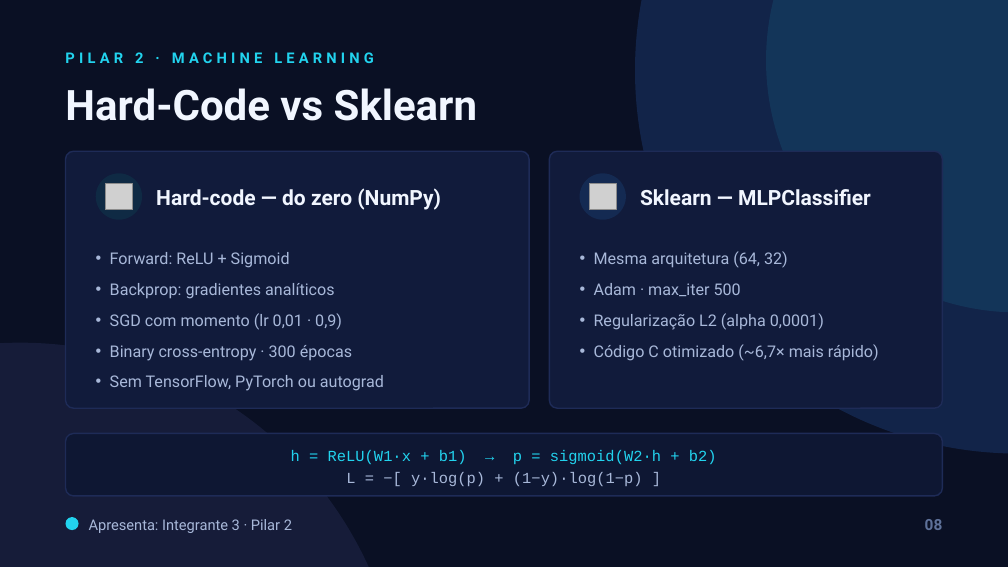
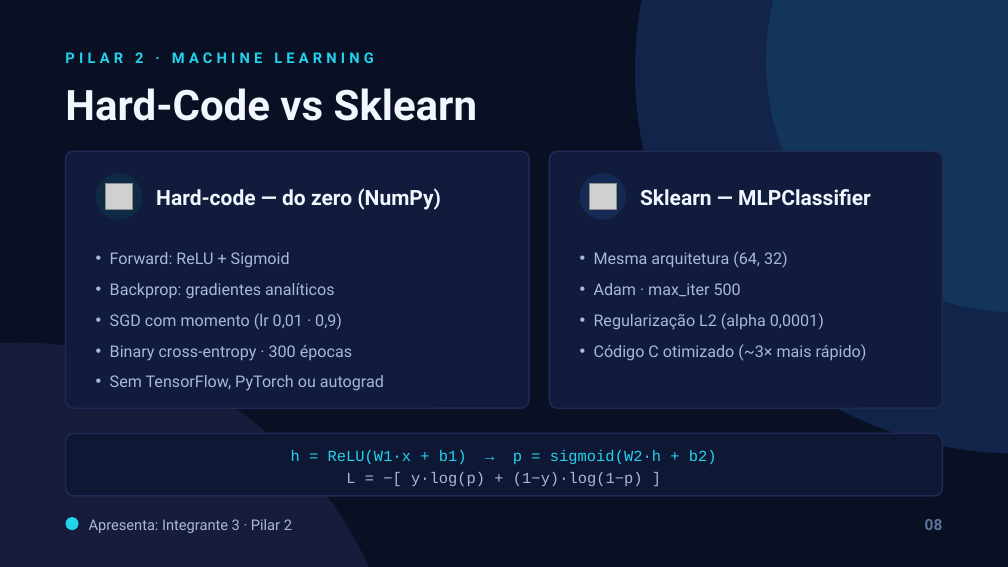
Before and after one commit to guialvesmartins/trabalho-ifg-modulo-2, a slide deck: slide 8 of report/apresentacao.pptx. Drawn at 1008x567 pixels with LibreOffice and Linux fonts; fonts in the diff are those of the drawing; grey boxes stand for pictures. Boxes give left, top, right and bottom in pixels: in the first picture for what was removed or moved away, otherwise in the second. Text is boxed around its words. In the diff, an @@ line names an element or a change of style, - is before the commit and + after.

```diff
--- a/report/apresentacao.pptx
+++ b/report/apresentacao.pptx
@@ text at box(594, 344, 867, 361): text changed @@
-• Código C otimizado (~6,7× mais rápido)
+• Código C otimizado (~3× mais rápido)
```
Also in this commit, not shown: 16 other files.
